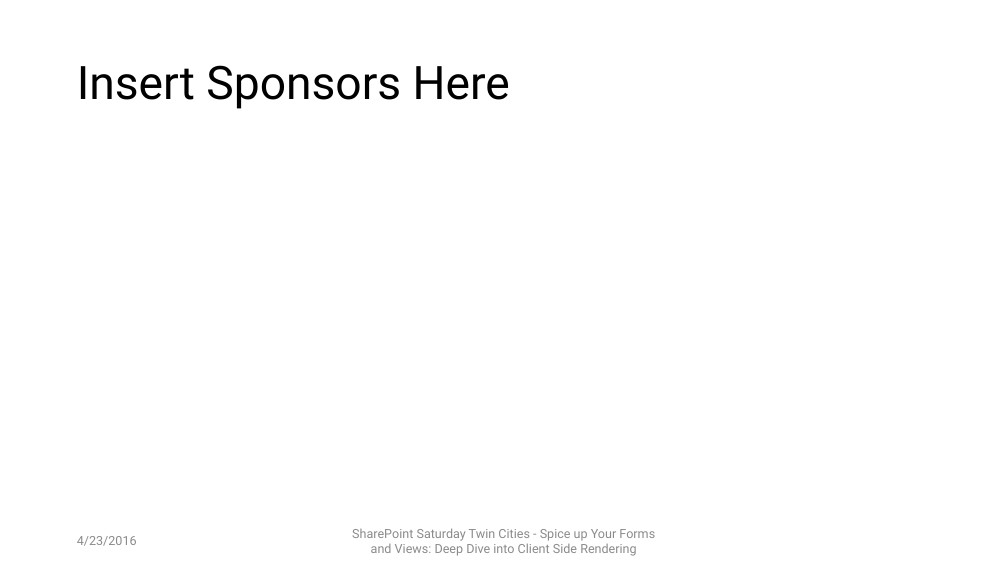
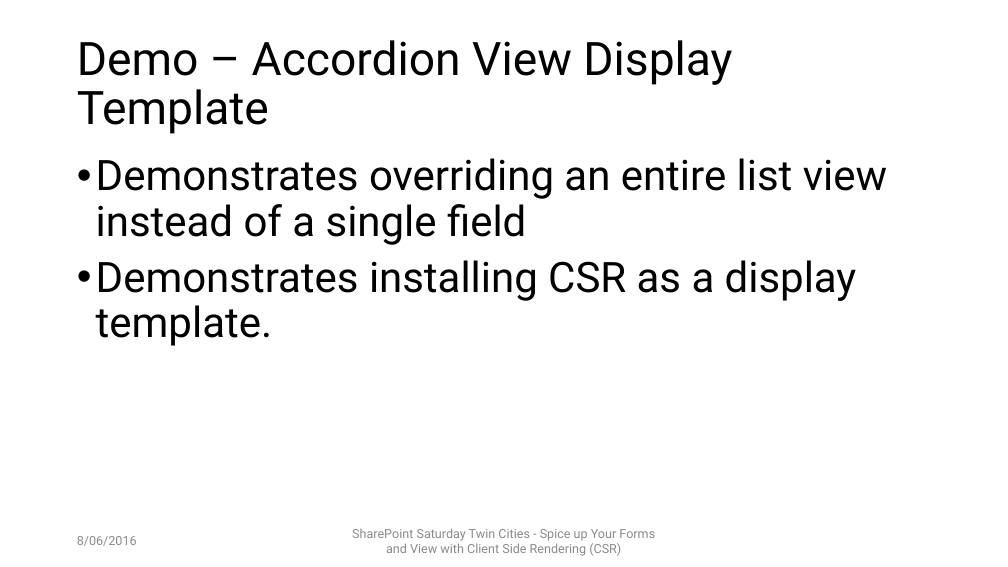
Before and after one commit to mcsheaj/CSRDemos, a slide deck: slide 12 of SPSPittsburgh_CSR.pptx (slide 3 before the commit). Drawn at 1008x567 pixels with LibreOffice and Linux fonts; fonts in the diff are those of the drawing; background and template pictures are left out. Boxes give left, top, right and bottom in pixels: in the first picture for what was removed or moved away, otherwise in the second. Text is boxed around its words. In the diff, an @@ line names an element or a change of style, - is before the commit and + after.

```diff
--- a/SPSPittsburgh_CSR.pptx
+++ b/SPSPittsburgh_CSR.pptx
@@ title at (77,40,732,134): text changed @@
-Insert Sponsors Here
+Demo – Accordion View Display Template
@@ text added at (96,158,887,346), 40 pt, text #000000 @@
+• Demonstrates overriding an entire list view instead of a single field
+• Demonstrates installing CSR as a display template.
@@ text at (77,536,137,546): text changed @@
-4/23/2016
+8/06/2016
@@ text at (352,528,655,556): text changed @@
-SharePoint Saturday Twin Cities - Spice up Your Forms and Views: Deep Dive into Client Side Rendering
+SharePoint Saturday Twin Cities - Spice up Your Forms and View with Client Side Rendering (CSR)
```
Also in this commit, not shown: 21 other slides changed, 6 slides added, 4 slides removed.
